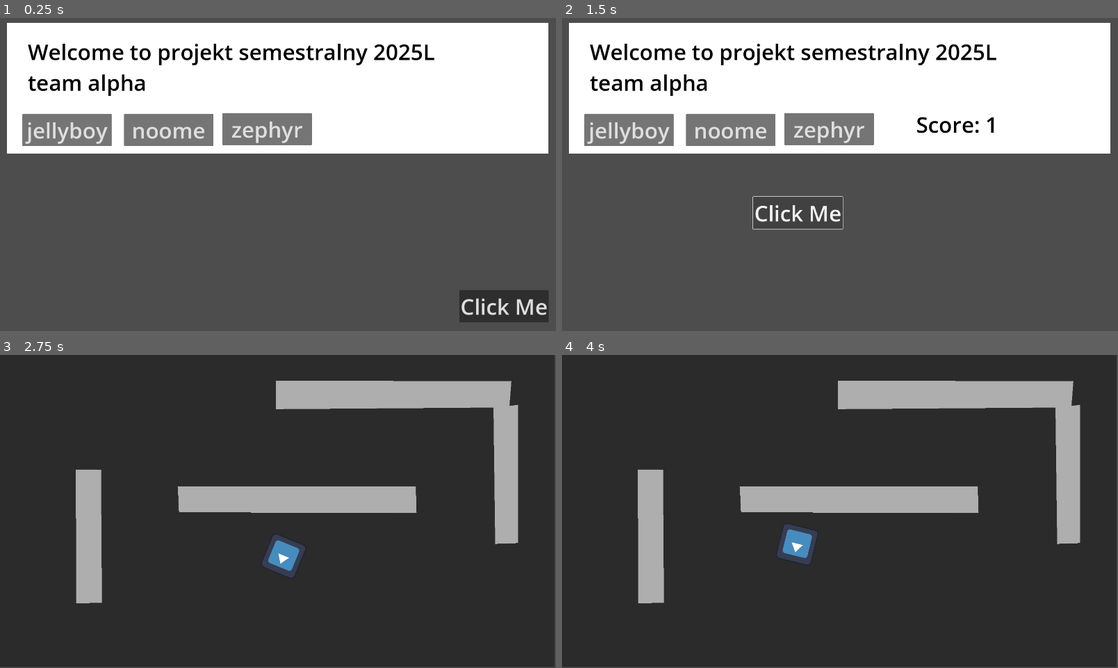
Above: before the commit, frames 1-4 (two rows, left to right).
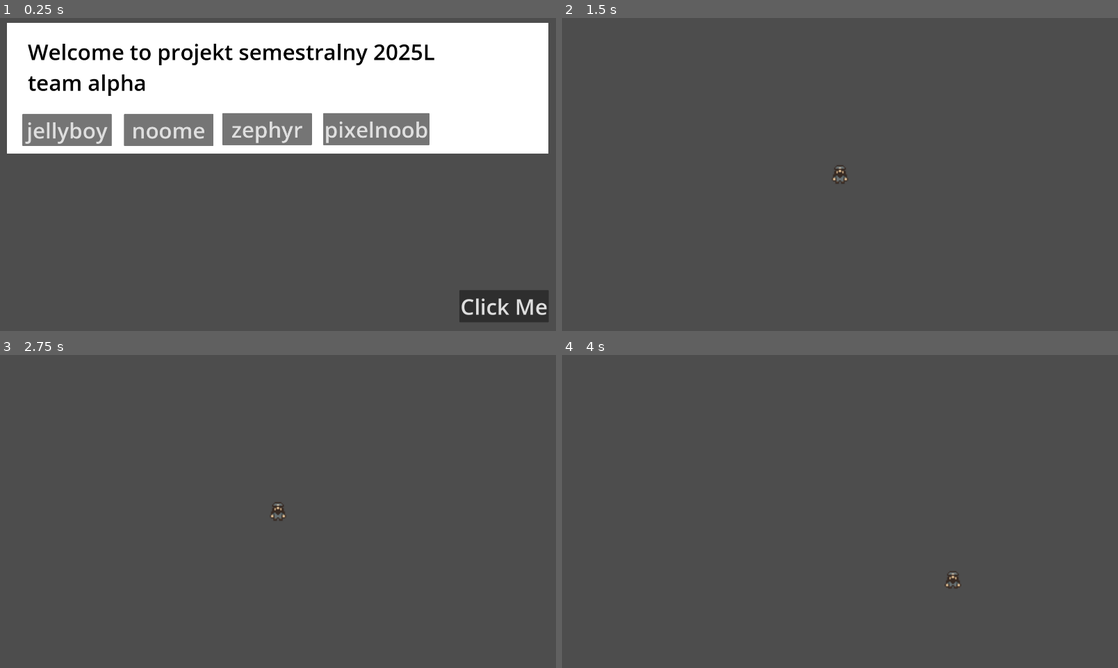
Above: after the commit, the same moments.

Repository: NamespaceV/semestralne-2025l-a
Game: Godot game, scene res://main_scene.tscn
Same seed, same stepped clock (60 frames per second), same inputs: the game is played once before the commit and once after it. The engine's default icon, where the game draws it, is replaced by a stand-in: a white triangle on a blue panel in a dark square.
Inputs (mouse positions are in pixels of both pictures, inside the frame that each line leads up to):
- Up to frame 1 (0.25 s): no input
- Up to frame 2 (1.5 s): click (940, 130) at 0.5 s, where only the run after the commit has a clickable "pixelnoob"; click (1067, 305) at 1.25 s, where only the run before the commit has a clickable "Click Me"
- Up to frame 3 (2.75 s): click (66, 467) at 2 s, where only the run before the commit has a clickable "jellyboy"
- Up to frame 4 (4 s): tap Enter at 2.75 s; move the mouse to (962, 495) at 2.77 s; hold Right (right) 2.78-3.53 s; hold Space (action) 2.78-3.53 s; move the mouse to (728, 527) at 3.52 s; hold S (down) from 3.53 s (still down); tap Space (action) at 3.6 s

The runs differ from the first frame. In frame 1, 2.0% of the frame differs, in the area x 58-78%, y 30-41%; in frame 2, 41%; in frame 3, 99%, in the area x 0-100%, y 0-100%; in frame 4, 99%.

Commit message:
Add PixelNoob movement

Diff:
--- a/semestralne2025l-a/main_scene.gd
+++ b/semestralne2025l-a/main_scene.gd
@@ -27,3 +27,7 @@
 
 func _on_start_noome_pressed() -> void:
 	get_tree().change_scene_to_file("res://test/noome/game.tscn")
+
+
+func _on_start_pixelnoob_pressed() -> void:
+	get_tree().change_scene_to_file("res://test/pixelnoob/scenes/pixelnoob_movement.tscn")
--- a/semestralne2025l-a/main_scene.tscn
+++ b/semestralne2025l-a/main_scene.tscn
@@ -28,9 +28,9 @@
 
 [node name="Score" type="Label" parent="ColorRect"]
 layout_mode = 0
-offset_left = 1199.0
+offset_left = 1515.0
 offset_top = 298.0
-offset_right = 1501.0
+offset_right = 1817.0
 offset_bottom = 401.0
 theme_override_colors/font_color = Color(0, 0, 0, 1)
 theme_override_font_sizes/font_size = 75
@@ -68,6 +68,15 @@
 theme_override_font_sizes/font_size = 75
 text = "zephyr"
 
+[node name="start_pixelnoob" type="Button" parent="."]
+offset_left = 1116.0
+offset_top = 332.0
+offset_right = 1483.0
+offset_bottom = 443.0
+theme_override_font_sizes/font_size = 75
+text = "pixelnoob"
+
 [connection signal="pressed" from="start_jelly" to="." method="_on_start_jelly_pressed"]
 [connection signal="pressed" from="start_noome" to="." method="_on_start_noome_pressed"]
 [connection signal="pressed" from="start_zephyr" to="." method="_on_start_zephyr_pressed"]
+[connection signal="pressed" from="start_pixelnoob" to="." method="_on_start_pixelnoob_pressed"]
--- /dev/null
+++ b/semestralne2025l-a/test/pixelnoob/scenes/pixelnoob_movement.tscn
@@ -0,0 +1,11 @@
+[gd_scene load_steps=2 format=3 uid="uid://bjeshq0k0jsjq"]
+
+[ext_resource type="PackedScene" uid="uid://da0s1lx4by8fk" path="res://test/pixelnoob/scenes/player.tscn" id="1_x0mrs"]
+
+[node name="PixelnoobMovement" type="Node2D"]
+
+[node name="Player" parent="." instance=ExtResource("1_x0mrs")]
+
+[node name="Camera2D" type="Camera2D" parent="."]
+position = Vector2(0, -8)
+zoom = Vector2(4, 4)
--- /dev/null
+++ b/semestralne2025l-a/test/pixelnoob/scenes/player.tscn
@@ -0,0 +1,135 @@
+[gd_scene load_steps=18 format=3 uid="uid://da0s1lx4by8fk"]
+
+[ext_resource type="Script" uid="uid://coup1tbb0yc3k" path="res://test/pixelnoob/scripts/player.gd" id="1_5n1he"]
+[ext_resource type="Texture2D" uid="uid://ddhoakwf77lac" path="res://tmp_assets/DwarvenDelve/Characters/Dwarf/BlueMiner.png" id="1_x6xte"]
+
+[sub_resource type="AtlasTexture" id="AtlasTexture_5n1he"]
+atlas = ExtResource("1_x6xte")
+region = Rect2(0, 0, 48, 48)
+
+[sub_resource type="AtlasTexture" id="AtlasTexture_swq03"]
+atlas = ExtResource("1_x6xte")
+region = Rect2(0, 0, 48, 48)
+
+[sub_resource type="AtlasTexture" id="AtlasTexture_skw45"]
+atlas = ExtResource("1_x6xte")
+region = Rect2(48, 0, 48, 48)
+
+[sub_resource type="AtlasTexture" id="AtlasTexture_7kj61"]
+atlas = ExtResource("1_x6xte")
+region = Rect2(96, 0, 48, 48)
+
+[sub_resource type="AtlasTexture" id="AtlasTexture_fxtyv"]
+atlas = ExtResource("1_x6xte")
+region = Rect2(144, 0, 48, 48)
+
+[sub_resource type="AtlasTexture" id="AtlasTexture_sa61r"]
+atlas = ExtResource("1_x6xte")
+region = Rect2(0, 96, 48, 48)
+
+[sub_resource type="AtlasTexture" id="AtlasTexture_mf6bl"]
+atlas = ExtResource("1_x6xte")
+region = Rect2(48, 96, 48, 48)
+
+[sub_resource type="AtlasTexture" id="AtlasTexture_qy2ie"]
+atlas = ExtResource("1_x6xte")
+region = Rect2(96, 96, 48, 48)
+
+[sub_resource type="AtlasTexture" id="AtlasTexture_6ubm2"]
+atlas = ExtResource("1_x6xte")
+region = Rect2(144, 96, 48, 48)
+
+[sub_resource type="AtlasTexture" id="AtlasTexture_i4sgs"]
+atlas = ExtResource("1_x6xte")
+region = Rect2(0, 48, 48, 48)
+
+[sub_resource type="AtlasTexture" id="AtlasTexture_c8rdm"]
+atlas = ExtResource("1_x6xte")
+region = Rect2(48, 48, 48, 48)
+
+[sub_resource type="AtlasTexture" id="AtlasTexture_5gugi"]
+atlas = ExtResource("1_x6xte")
+region = Rect2(96, 48, 48, 48)
+
+[sub_resource type="AtlasTexture" id="AtlasTexture_mj8fi"]
+atlas = ExtResource("1_x6xte")
+region = Rect2(144, 48, 48, 48)
+
+[sub_resource type="SpriteFrames" id="SpriteFrames_swq03"]
+animations = [{
+"frames": [{
+"duration": 1.0,
+"texture": SubResource("AtlasTexture_5n1he")
+}],
+"loop": true,
+"name": &"idle",
+"speed": 5.0
+}, {
+"frames": [{
+"duration": 1.0,
+"texture": SubResource("AtlasTexture_swq03")
+}, {
+"duration": 1.0,
+"texture": SubResource("AtlasTexture_skw45")
+}, {
+"duration": 1.0,
+"texture": SubResource("AtlasTexture_7kj61")
+}, {
+"duration": 1.0,
+"texture": SubResource("AtlasTexture_fxtyv")
+}],
+"loop": true,
+"name": &"move_down",
+"speed": 5.0
+}, {
+"frames": [{
+"duration": 1.0,
+"texture": SubResource("AtlasTexture_sa61r")
+}, {
+"duration": 1.0,
+"texture": SubResource("AtlasTexture_mf6bl")
+}, {
+"duration": 1.0,
+"texture": SubResource("AtlasTexture_qy2ie")
+}, {
+"duration": 1.0,
+"texture": SubResource("AtlasTexture_6ubm2")
+}],
+"loop": true,
+"name": &"move_side",
+"speed": 5.0
+}, {
+"frames": [{
+"duration": 1.0,
+"texture": SubResource("AtlasTexture_i4sgs")
+}, {
+"duration": 1.0,
+"texture": SubResource("AtlasTexture_c8rdm")
+}, {
+"duration": 1.0,
+"texture": SubResource("AtlasTexture_5gugi")
+}, {
+"duration": 1.0,
+"texture": SubResource("AtlasTexture_mj8fi")
+}],
+"loop": true,
+"name": &"move_up",
+"speed": 5.0
+}]
+
+[sub_resource type="CapsuleShape2D" id="CapsuleShape2D_x6xte"]
+radius = 4.0
+height = 16.0
+
+[node name="Player" type="CharacterBody2D"]
+script = ExtResource("1_5n1he")
+
+[node name="AnimatedSprite2D" type="AnimatedSprite2D" parent="."]
+position = Vector2(0, -8)
+sprite_frames = SubResource("SpriteFrames_swq03")
+animation = &"move_up"
+autoplay = "idle"
+
+[node name="CollisionShape2D" type="CollisionShape2D" parent="."]
+position = Vector2(0, -8)
+shape = SubResource("CapsuleShape2D_x6xte")
--- /dev/null
+++ b/semestralne2025l-a/test/pixelnoob/scripts/player.gd
@@ -0,0 +1,30 @@
+extends CharacterBody2D
+
+const SPEED = 130.0
+@onready var animated_sprite: AnimatedSprite2D = $AnimatedSprite2D
+
+
+func _physics_process(_delta: float) -> void:
+	var direction := Input.get_vector("left", "right", "up", "down").normalized()
+
+	if direction:
+		velocity = direction * SPEED
+	else:
+		velocity.x = move_toward(velocity.x, 0, SPEED)
+		velocity.y = move_toward(velocity.y, 0, SPEED)
+
+	if direction.x > 0:
+		animated_sprite.flip_h = false
+	elif direction.x < 0:
+		animated_sprite.flip_h = true
+
+	if direction.x == 0 and direction.y == 0:
+		animated_sprite.play("idle")
+	elif direction.y > 0:
+		animated_sprite.play("move_down")
+	elif direction.y < 0:
+		animated_sprite.play("move_up")
+	else:
+		animated_sprite.play("move_side")
+
+	move_and_slide()
Not shown, added: semestralne2025l-a/test/pixelnoob/scripts/player.gd.uid
